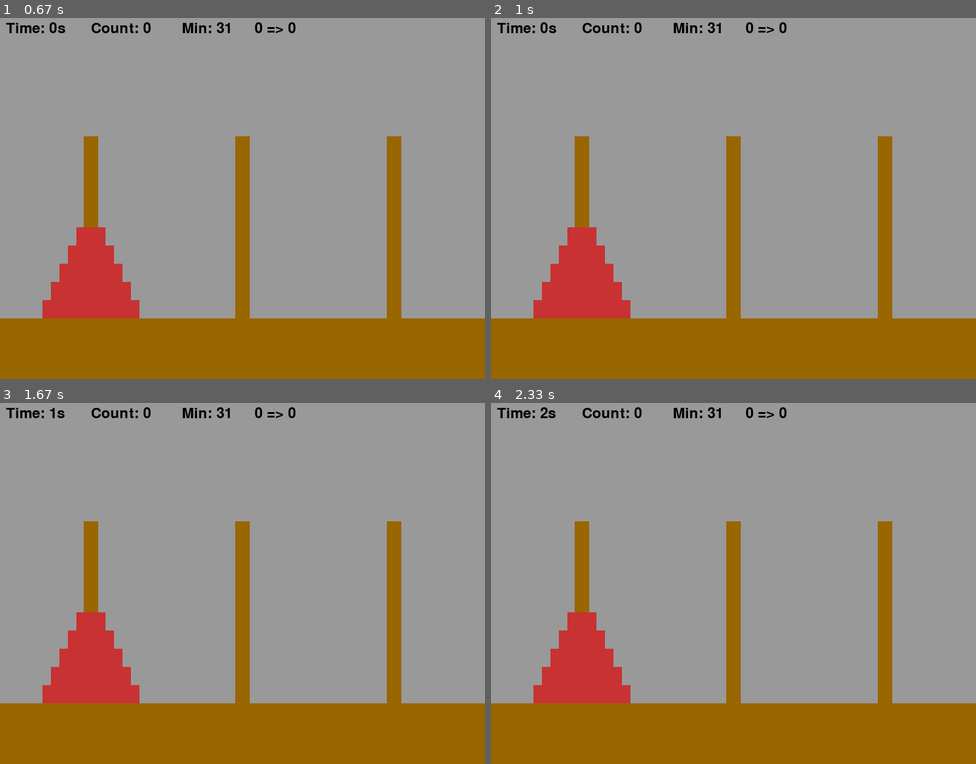
Above: before the commit, frames 1-4 (two rows, left to right).
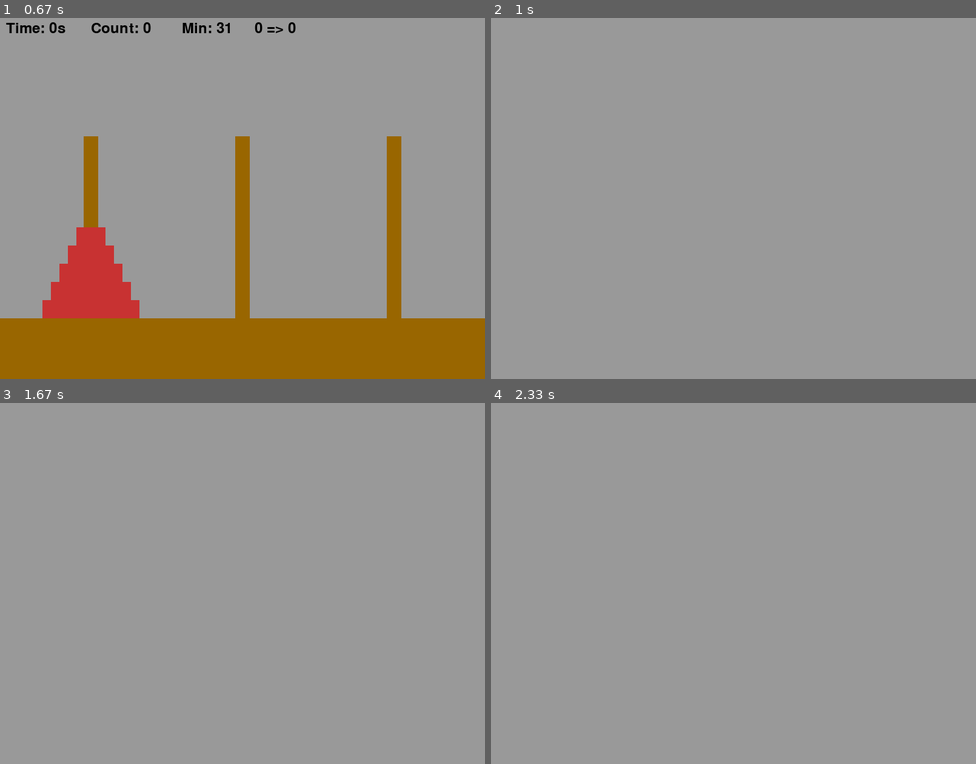
Above: after the commit, the same moments.

Repository: dhrjsfud0522/pygame
Game: pygame game, started from Tower_of_Hanoi.py
Two runs of this game, one before a commit and one after it. Both use one fixed random seed, a clock stepped at 60 frames per second and the inputs below.
Inputs:
- Up to frame 1 (0.67 s): tap Space at 0.33 s
- Up to frame 2 (1 s): hold R from 0.67 s (still down)
- Up to frame 3 (1.67 s): release R at 1.13 s; tap 3 at 1.17 s
- Up to frame 4 (2.33 s): no input

Frame 1 is identical in both runs. In frame 2, 24% of the frame differs, in the area x 0-100%, y 1-100%; in frame 3, 24%; in frame 4, 24%.

Commit message:
끌때 오류 빼고 완료

Diff:
--- a/Tower_of_Hanoi.py
+++ b/Tower_of_Hanoi.py
@@ -10,6 +10,8 @@
 BASE = (153, 102, 0)
 BACKGROUND = (153, 153, 153)
 RED = (200, 50, 50)
+BLUE = (50, 50, 200)
+GREEN = (50, 200, 50)
 
 pygame.init()
 pygame.display.set_caption("Tower_of_Hanoi")
@@ -82,15 +84,6 @@
 r = True
 running = True
 
-def quit_():
-    global r
-    global running
-    for event in pygame.event.get():
-        if event.type == pygame.QUIT:
-            r = False
-            running = False
-            pygame.quit()
-
 def game(s1, s2, s3, m):
     global step
     global choise
@@ -100,11 +93,15 @@
     global end
     global time_m
     effect = 0
+    count = 0
+    choise = 0
+    change = 0
     global running
     global r
+    r = False
+    running = True
 
     while running:
-        quit_()
         time = (pygame.time.get_ticks()) // 1000 - time_m
         if end == 0:
             screen.fill(BACKGROUND)
@@ -120,8 +117,8 @@
                 if event.type == pygame.QUIT:
                     r = False
                     running = False
-                    pygame.quit()
-                if event.type == pygame.MOUSEBUTTONDOWN and event.button == 1:
+
+                elif event.type == pygame.MOUSEBUTTONDOWN and event.button == 1:
                     mouse_x = pygame.mouse.get_pos()[0]
                     effect_image.get_rect()
                     size = effect_image.get_width() // 2
@@ -133,10 +130,6 @@
                         s2, s1, s3 = change_ring(s2, s1, s3, 2, 1, 3)
                     else:
                         s3, s1, s2 = change_ring(s3, s1, s2, 3, 1, 2)
-                    print(s1)
-                    print(s2)
-                    print(s3)
-                    print(s_c)
 
                 elif event.type == pygame.KEYDOWN:
                     if event.key == pygame.K_r:
@@ -168,9 +161,6 @@
             change_text = str(choise) + " => " + str(change)
             change_surface = font.render(change_text, True, (0, 0, 0))
             screen.blit(change_surface, (420, 10))
-
-            pygame.display.flip()
-            clock.tick(60)
 
         else:
             screen.fill(BACKGROUND)
@@ -190,16 +180,17 @@
                 if event.type == pygame.KEYDOWN:
                     if event.key == pygame.K_r:
                         main()
-
         pygame.display.flip()
         clock.tick(60)
-
+    pygame.quit()
 
 def main():
     global r
     global running
     global time
     global time_m
+    r = True
+    running = False
     m = 6
     while True:
         if r:
@@ -209,7 +200,6 @@
                 if event.type == pygame.QUIT:
                     r = False
                     running = False
-                    pygame.quit()
                 elif event.type == pygame.KEYDOWN:
                     if event.key == pygame.K_3:
                         m = 4
@@ -226,10 +216,9 @@
                     elif event.key == pygame.K_9:
                         m = 10
                     elif event.key == pygame.K_SPACE:
-                        print("aa")
                         time_m = time
                         game(s1, s2, s3, m)
-                        r = False
+
 
             s1 = list(range(1, m))
             s1.reverse()
@@ -239,4 +228,6 @@
             clock.tick(60)
         else:
             break
+    pygame.quit()
+
 main()
